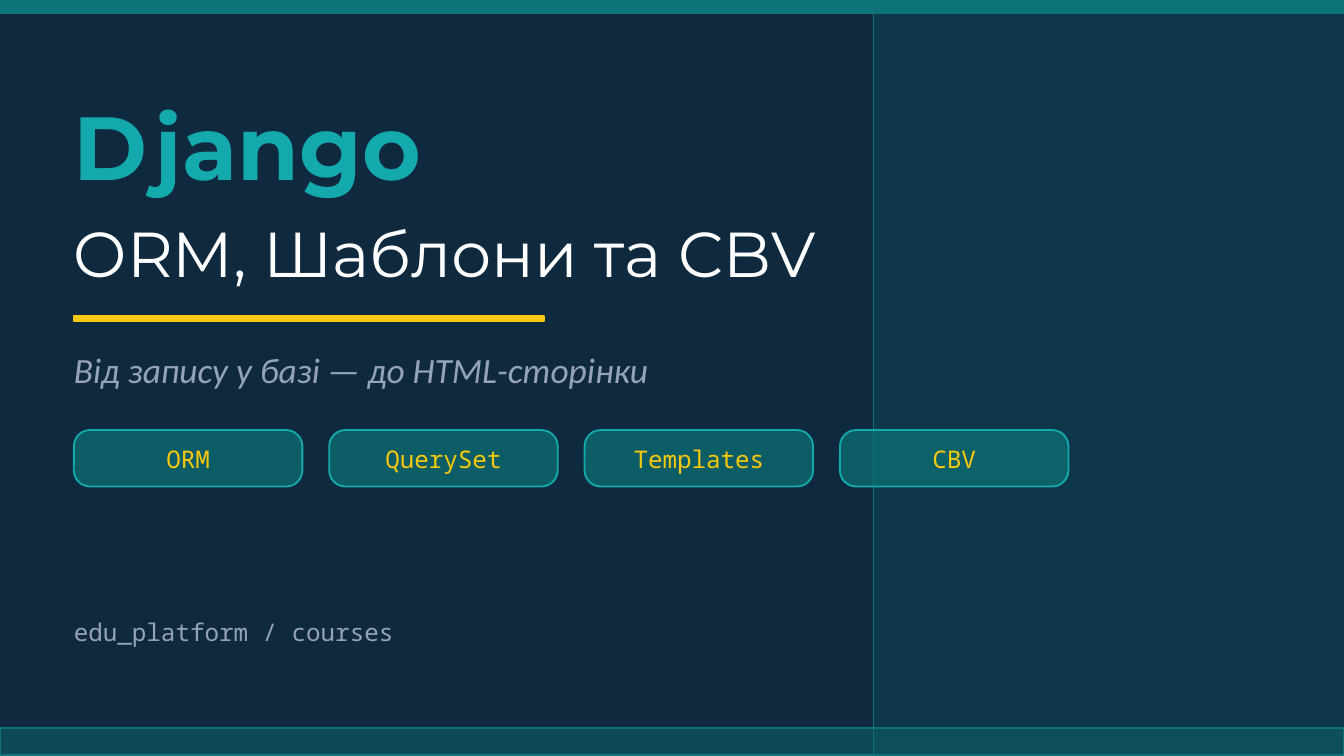
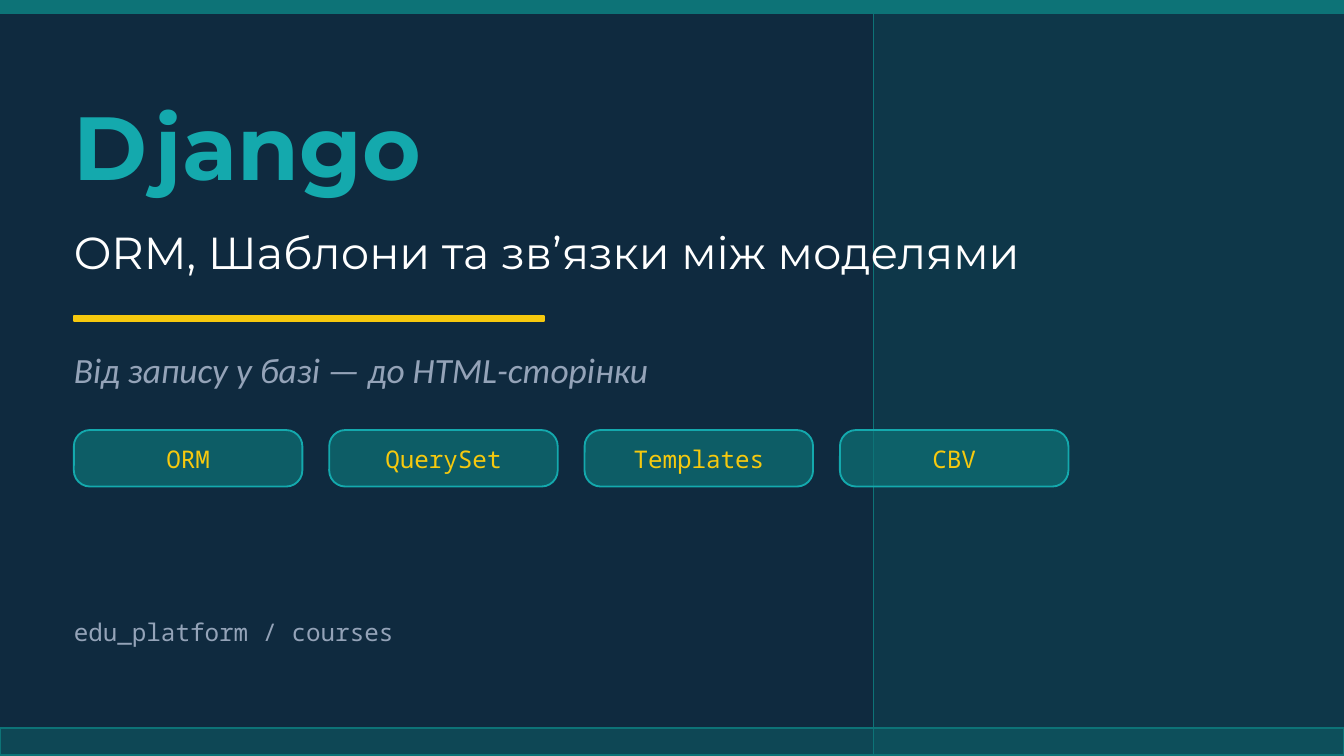
Before and after one commit to dmitriy-shtefan/python-web, a slide deck: slide 1 of заняття_8_django_orm_cbv/презентація/django_orm_lesson.pptx. Drawn at 1344x756 pixels with LibreOffice and Linux fonts; fonts in the diff are those of the drawing. Boxes give left, top, right and bottom in pixels: in the first picture for what was removed or moved away, otherwise in the second. Text is boxed around its words. In the diff, an @@ line names an element or a change of style, - is before the commit and + after.

Commit message:
Update day 8 presentation

```diff
--- a/заняття_8_django_orm_cbv/презентація/django_orm_lesson.pptx
+++ b/заняття_8_django_orm_cbv/презентація/django_orm_lesson.pptx
@@ text at [74,226,1020,280]: text changed; size 34 to 24 pt @@
-ORM, Шаблони та CBV
+ORM, Шаблони та звʼязки між моделями
```
